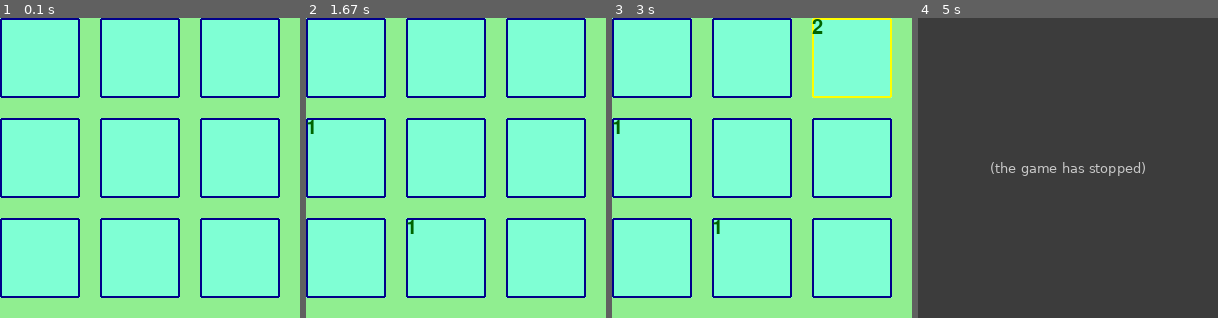
Above: before the commit, frames 1-4 (left to right).
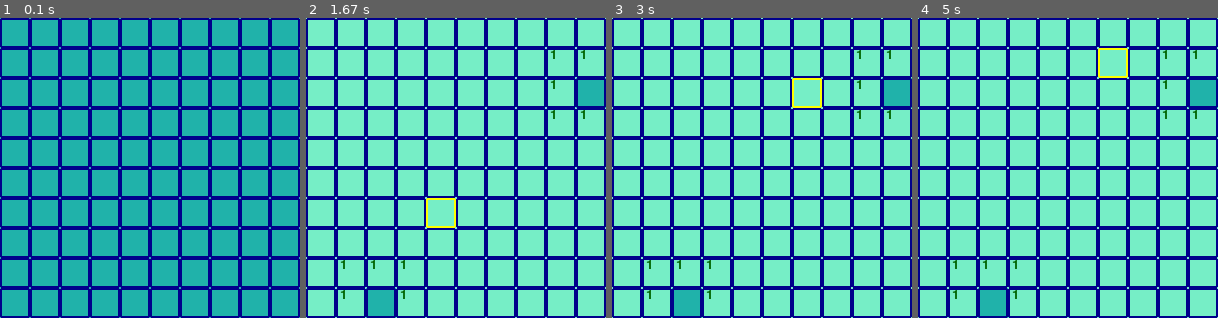
Above: after the commit, the same moments.

Repository: Deeroil/ot-harjoitustyo
Game: pygame game, started from src/index.py
Two runs of this game, one before a commit and one after it. Both use one fixed random seed, a clock stepped at 60 frames per second and the inputs below.
Inputs (mouse positions are in pixels of both pictures, inside the frame that each line leads up to):
- Up to frame 1 (0.1 s): no input
- Up to frame 2 (1.67 s): press the mouse at (591, 123) at 0.37 s; move the mouse to (477, 123) at 0.47 s; release the mouse at (363, 123) at 0.6 s; press the mouse at (381, 63) at 0.7 s; move the mouse to (429, 147) at 0.8 s; release the mouse at (477, 231) at 0.93 s; press the mouse at (471, 33) at 1.03 s; move the mouse to (441, 69) at 1.13 s; release the mouse at (414, 105) at 1.27 s; press the mouse at (411, 33) at 1.37 s; move the mouse to (420, 123) at 1.47 s; release the mouse at (426, 216) at 1.6 s
- Up to frame 3 (3 s): press the mouse at (897, 93) at 1.7 s; move the mouse to (792, 138) at 1.8 s; release the mouse at (687, 180) at 1.93 s; press the mouse at (837, 123) at 2.03 s; move the mouse to (855, 90) at 2.13 s; release the mouse at (876, 57) at 2.27 s; press the mouse at (747, 93) at 2.37 s; move the mouse to (705, 96) at 2.47 s; release the mouse at (663, 102) at 2.6 s; press the mouse at (897, 123) at 2.7 s; move the mouse to (855, 105) at 2.8 s; release the mouse at (813, 90) at 2.93 s
- Up to frame 4 (5 s): press the mouse at (1083, 93) at 3.03 s; move the mouse to (1065, 177) at 3.13 s; release the mouse at (1050, 261) at 3.27 s; press the mouse at (1023, 63) at 3.37 s; move the mouse to (996, 105) at 3.47 s; release the mouse at (969, 147) at 3.6 s; press the mouse at (1143, 123) at 3.7 s; move the mouse to (1152, 141) at 3.8 s; release the mouse at (1164, 162) at 3.93 s; press the mouse at (1023, 93) at 4.03 s; move the mouse to (1092, 156) at 4.13 s; release the mouse at (1158, 222) at 4.27 s; press the mouse at (1113, 123) at 4.37 s; move the mouse to (1104, 132) at 4.47 s; release the mouse at (1095, 141) at 4.6 s; press the mouse at (1083, 33) at 4.7 s; move the mouse to (1104, 45) at 4.8 s; release the mouse at (1125, 60) at 4.93 s

The runs differ from the first frame. In frame 1, 97% of the frame differs, in the area x 0-100%, y 0-100%; in frame 2, 53%; in frame 3, 54%; in frame 4, 100%.
Before the commit the program exited at 4.93 s; later frames show no game.

Commit message:
Improve GUI, refactor

Diff:
--- a/src/ui/pygame_ui.py
+++ b/src/ui/pygame_ui.py
@@ -6,18 +6,15 @@
 
 # TODO:
 # Visual:
-#   - move font placements
 #   - show amount of flags ("mines") left
-# Minesweeper functionality
-#
-# choices: some other than only 3x3 grid
+# choices: some other than only one size of grid
 
 class GUI:
     """Class for graphical interface for Minesweeper.
     """
 
     def __init__(self):
-        n = 3
+        n = 10
         self.grid = Grid(n)
         self.grid.set_up_grid(2)
         self.msweep = Minesweeper(self.grid)
@@ -28,14 +25,13 @@
         for y in range(n):
             for x in range(n):
                 index = x + y*self.grid.width
-                rec = pygame.Rect(x*100, y*100, 80, 80)
+                rec = pygame.Rect(x*30, y*30, 30, 30)
                 t = Tile(rec, index)
                 self.tiles.append(t)
 
     def open_tile(self, mouse_pos):
         for i in range(len(self.tiles)):
             if self.tiles[i].rect.collidepoint(mouse_pos):
-                # tiles[i].value = str(msweep.grid.list[i])
                 self.msweep.add_shown_tiles(i)
                 self.tiles[i].value = str(self.msweep.get_shown_tile(i))
 
@@ -50,6 +46,30 @@
 
                 if self.tiles[i].value == "_":
                     self.tiles[i].value = ""
+
+    def draw_tiles(self, screen):
+         for t in self.tiles:
+                t.value = str(self.msweep.get_shown_tile(t.index))
+
+                if t.value == "F":
+                    pygame.draw.rect(screen, "lightseagreen", t.rect)
+                elif t.value == "_":
+                    if t.value == "_":
+                        t.value = ""
+                    pygame.draw.rect(screen, "lightseagreen", t.rect)
+                else:
+                    pygame.draw.rect(screen, "aquamarine2", t.rect)
+
+                if t.value == "0":
+                    t.value = " "
+
+                # border
+                pygame.draw.rect(screen, t.color, t.rect, width=2, border_radius=2,
+                                 border_top_left_radius=-1, border_top_right_radius=-1,
+                                 border_bottom_left_radius=-1, border_bottom_right_radius=-1)
+
+                shown = " " + t.value
+                screen.blit(t.font.render(shown, True, "darkgreen"), t.rect)
 
     def pygame_loop(self):
         screen = pygame.display.set_mode([300, 300])
@@ -76,17 +96,7 @@
 
             screen.fill("lightgreen")
 
-            for t in self.tiles:
-                t.value = str(self.msweep.get_shown_tile(t.index))
-                if t.value == "_":
-                    t.value = ""
-
-                pygame.draw.rect(screen, "aquamarine1", t.rect)
-                pygame.draw.rect(screen, t.color, t.rect, width=2, border_radius=2,
-                                 border_top_left_radius=-1, border_top_right_radius=-1,
-                                 border_bottom_left_radius=-1, border_bottom_right_radius=-1)
-
-                screen.blit(t.font.render(t.value, True, "darkgreen"), t.rect)
+            self.draw_tiles(screen)
 
             if self.msweep.check_loss():
                 losing_tiles = [obj for obj in self.tiles if obj.value == "9"]
@@ -94,17 +104,20 @@
 
                 pygame.draw.rect(screen, "darkred", tile.rect)
                 screen.blit(tile.font.render(
-                    "Hävisit", True, "black"), tile.rect)
+                    "X", True, "black"), tile.rect)
                 pygame.display.flip()
                 pygame.time.delay(1000)
                 return
 
             if self.msweep.check_win():
-                rect = (100, 100, 150, 100)
+                rect = (150, 150, 50, 50)
                 pygame.draw.rect(screen, "green", rect)
                 screen.blit(pygame.font.SysFont('Comic Sans', 30).render(
-                    "Voitit! :)", True, "black"), rect)
-                # pysäytä peli? anna mahdollisuus aloittaa alusta?
+                    ":)", True, "black"), rect)
+
+                pygame.display.flip()
+                pygame.time.delay(1500)
+                self.__init__()
 
             pygame.display.flip()
             clock.tick(60)
--- a/src/ui/tile.py
+++ b/src/ui/tile.py
@@ -7,7 +7,7 @@
         self.color = "darkblue"
         self.value = ""
         self.index = i
-        self.font = pygame.font.SysFont('Comic Sans', 30)
+        self.font = pygame.font.SysFont('Comic Sans', 20)
 
     def handle_hover(self, mouse_pos):
         if self.rect.collidepoint(mouse_pos):
